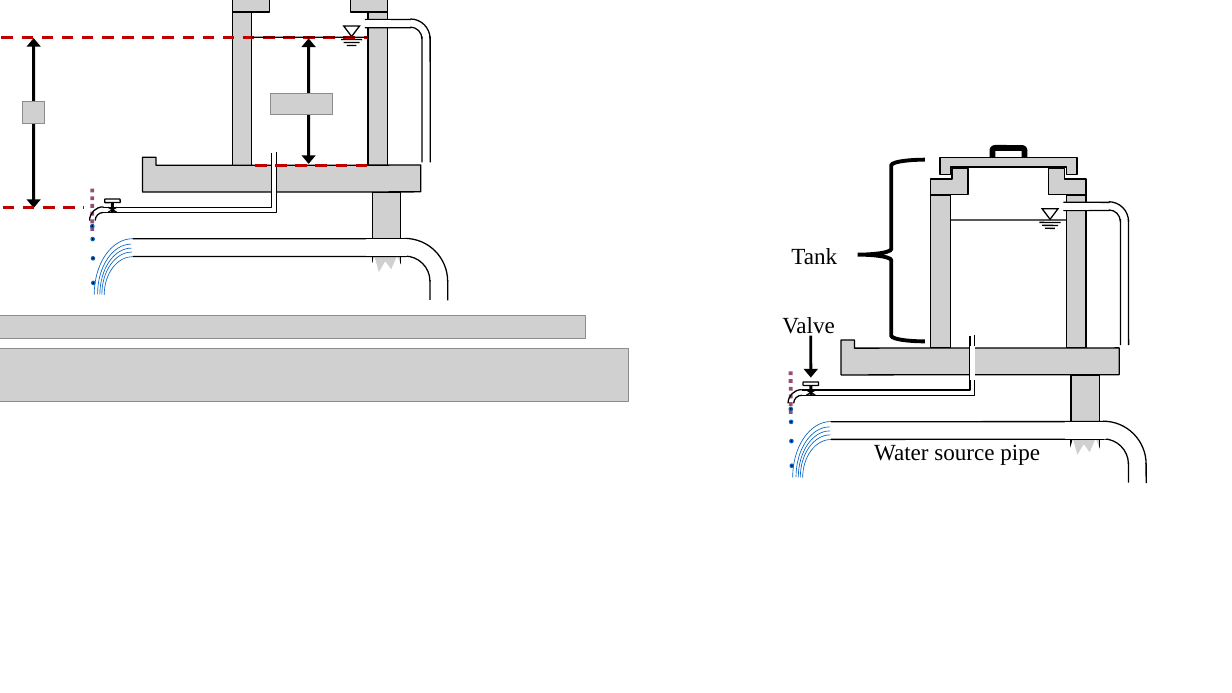
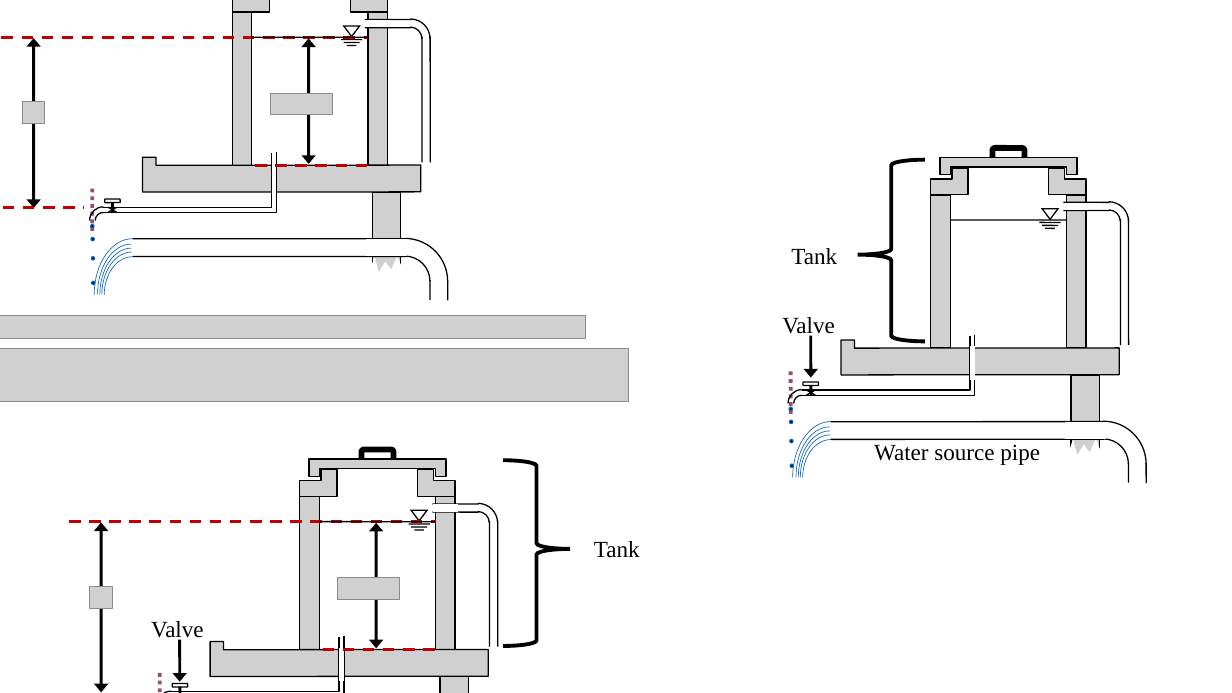
Before and after one commit to CEE-4540/python-tutorial-juandirection, a slide deck: slide 6 of AguaClara Water Treatment Plant Design/Summary Sheets/Diagrams.pptx. Drawn at 1232x693 pixels with LibreOffice and Linux fonts; fonts in the diff are those of the drawing; grey boxes stand for pictures; background and template pictures are left out. Boxes give left, top, right and bottom in pixels: in the first picture for what was removed or moved away, otherwise in the second. Text is boxed around its words. In the diff, an @@ line names an element or a change of style, - is before the commit and + after.

Commit message:
How to explain a tank with a valve?

```diff
--- a/AguaClara Water Treatment Plant Design/Summary Sheets/Diagrams.pptx
+++ b/AguaClara Water Treatment Plant Design/Summary Sheets/Diagrams.pptx
@@ group added at [69,449,640,693]: 12 lines, 9 pictures, 5 freeform shapes, 2 double arrows, 2 rounded rectangles, 2 rectangles, 2 texts, 1 triangle, 1 arrow, 1 left brace @@
+Valve
+Tank
```
Also in this commit, not shown: 3 other files.
